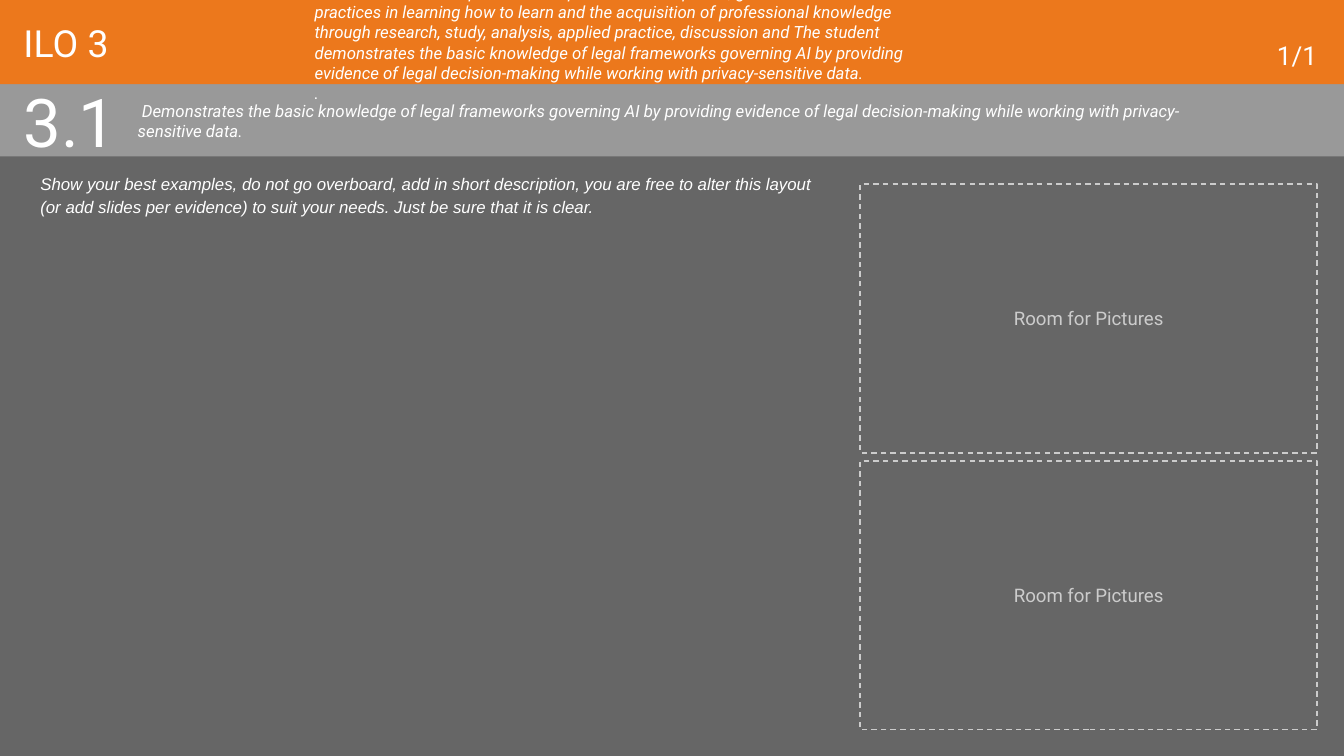
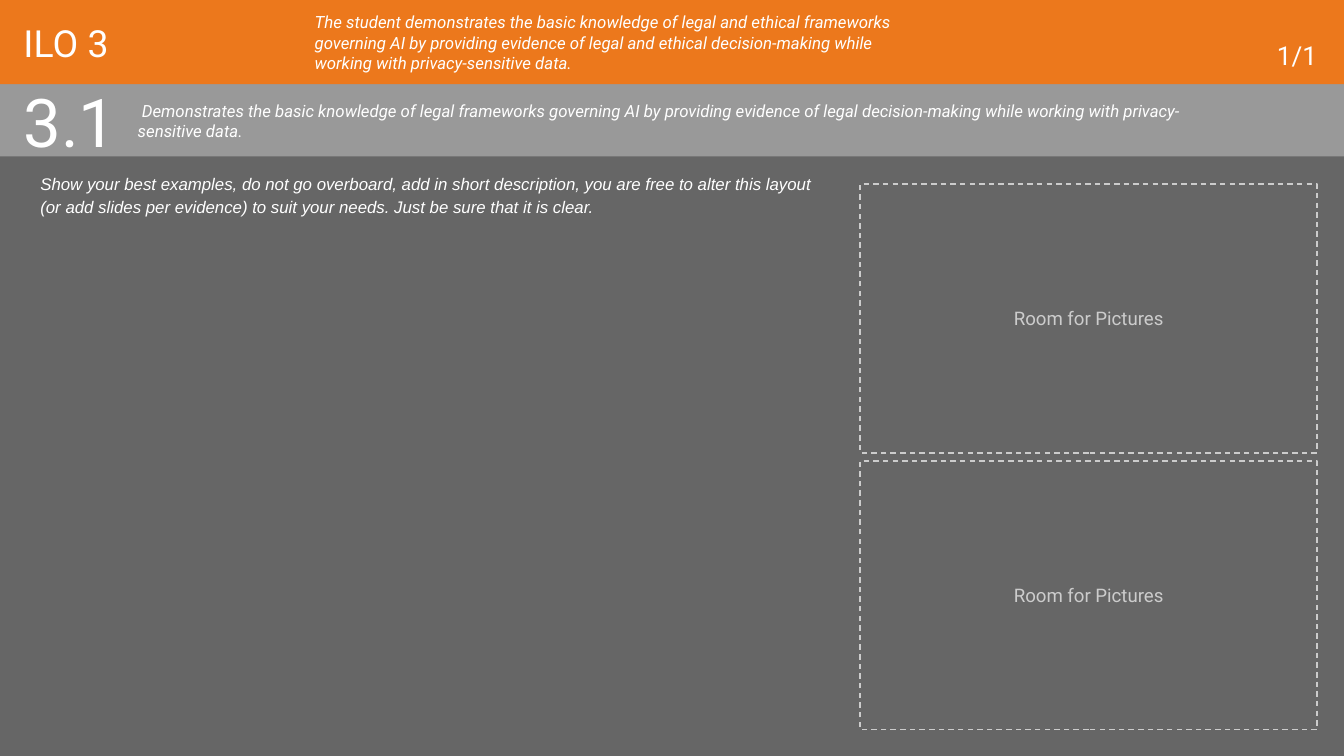
Before and after one commit to PsDragon/ADSAI_FOR_SECOND_YEARS, a slide deck: slide 36 of docs/Year1/BlockD/MS Assignment Template/Learning Log - Y1D_2022-23_ADSAI.pptx (slide 34 before the commit). Drawn at 1344x756 pixels with LibreOffice and Linux fonts; fonts in the diff are those of the drawing. Boxes give left, top, right and bottom in pixels: in the first picture for what was removed or moved away, otherwise in the second. Text is boxed around its words. In the diff, an @@ line names an element or a change of style, - is before the commit and + after.

```diff
--- a/docs/Year1/BlockD/MS Assignment Template/Learning Log - Y1D_2022-23_ADSAI.pptx
+++ b/docs/Year1/BlockD/MS Assignment Template/Learning Log - Y1D_2022-23_ADSAI.pptx
@@ title at <box>315,15,891,73</box>: text changed @@
-Demonstrates self-exploration and personal development, good academic practices in learning how to learn and the acquisition of professional knowledge through research, study, analysis, applied practice, discussion and The student demonstrates the basic knowledge of legal frameworks governing AI by providing evidence of legal decision-making while working with privacy-sensitive data.
-.
+The student demonstrates the basic knowledge of legal and ethical frameworks governing AI by providing evidence of legal and ethical decision-making while working with privacy-sensitive data.
```
Also in this commit, not shown: 10 other slides changed, 2 slides added, 6 other files.
